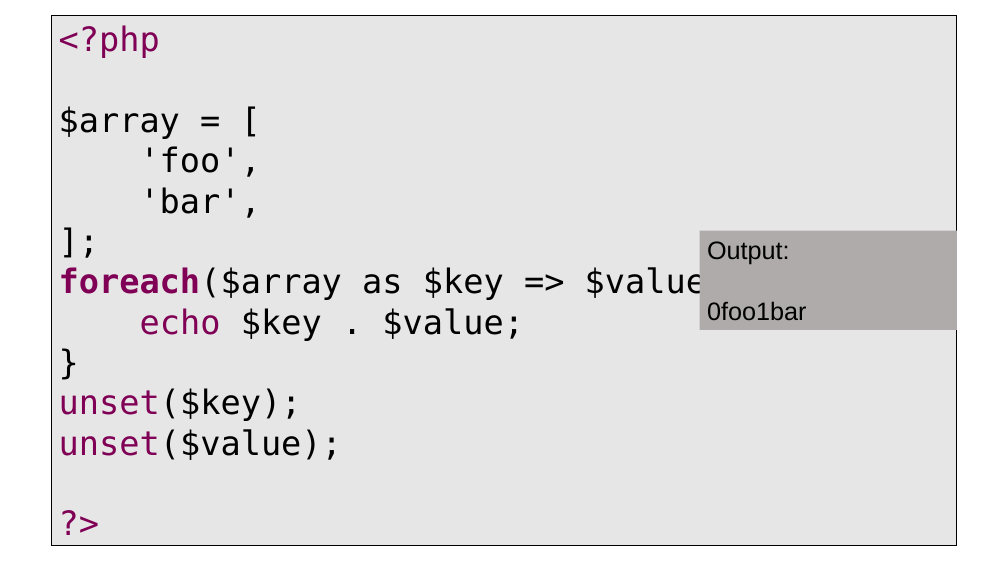
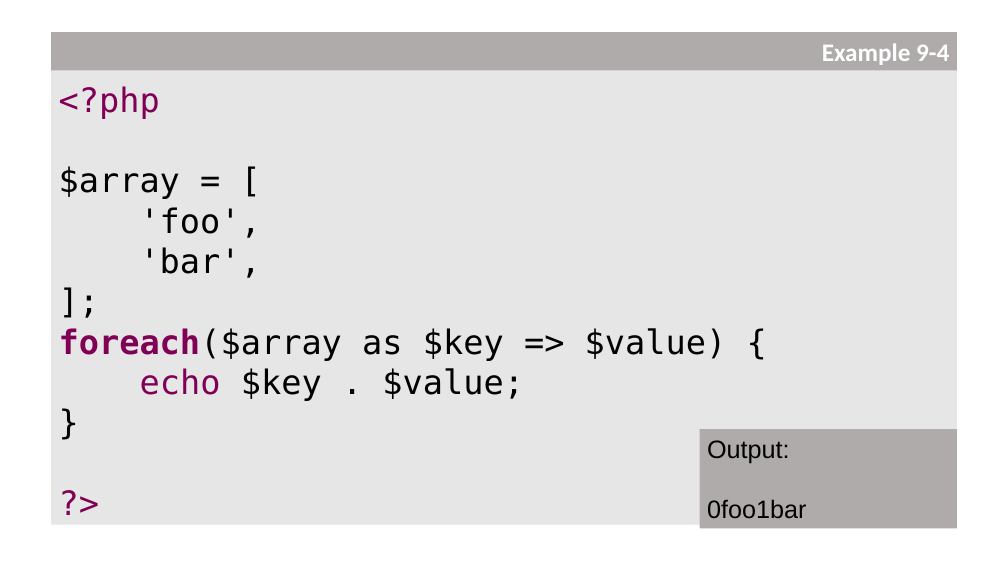
Before and after one commit to PHPEmbark/curriculum, a slide deck: slide 81 of course/1 - Basic Programming/Basics Of Programming.pptx (slide 80 before the commit). Drawn at 1008x567 pixels with LibreOffice and Linux fonts; fonts in the diff are those of the drawing. Boxes give left, top, right and bottom in pixels: in the first picture for what was removed or moved away, otherwise in the second. Text is boxed around its words. In the diff, an @@ line names an element or a change of style, - is before the commit and + after.

```diff
--- a/course/1 - Basic Programming/Basics Of Programming.pptx
+++ b/course/1 - Basic Programming/Basics Of Programming.pptx
@@ text "<?php" resized from (x1=51, y1=12, x2=957, y2=549) to (x1=51, y1=33, x2=957, y2=529) @@
@@ text "<?php" at (x1=51, y1=33, x2=957, y2=529): outline #000000 0.75 pt to none @@
@@ rectangle added at (x1=51, y1=33, x2=957, y2=70), fill #AFABAB, 24 pt, text #FFFFFF, bold @@
+Example 9-4
@@ text at (x1=59, y1=388, x2=342, y2=460): paragraphs removed @@
-unset($key);
-unset($value);
@@ rectangle "Output:" moved from (x1=699, y1=231, x2=957, y2=330) to (x1=699, y1=430, x2=957, y2=529) @@
```
Also in this commit, not shown: 36 other slides changed, 31 slides added.
